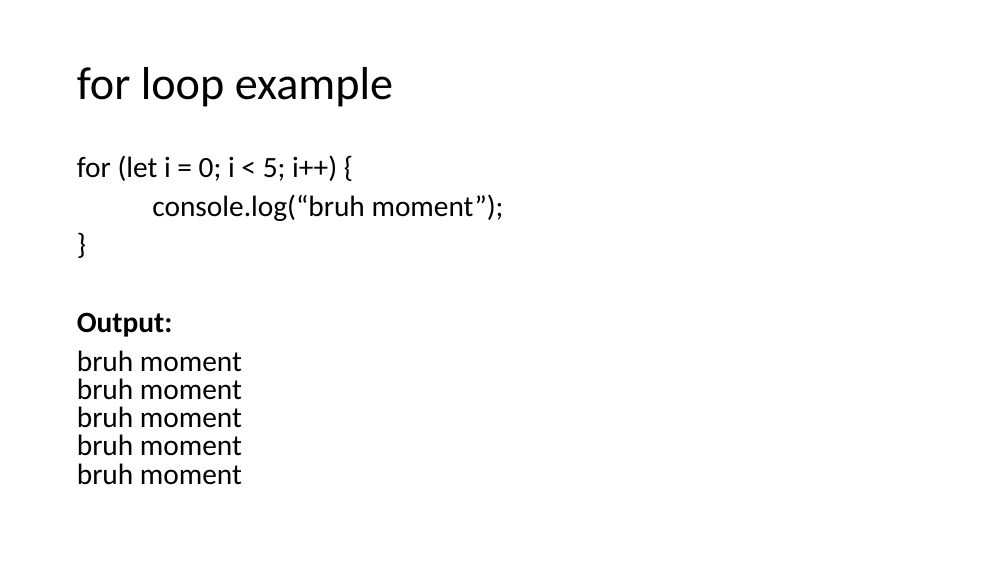
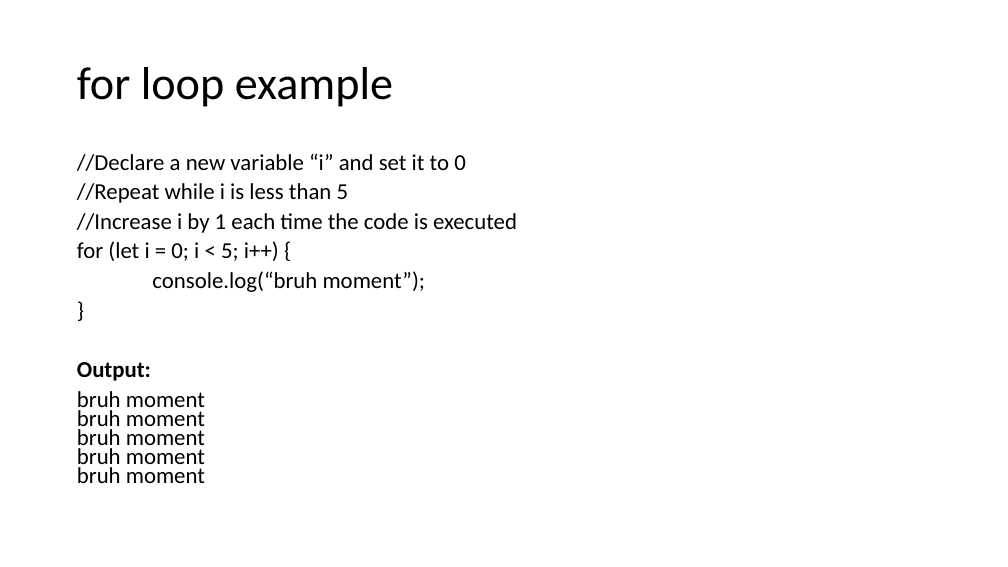
Before and after one commit to csmith1188/docpacs2122, a slide deck: slide 5 of docpac_mar18/Oley Birkeland/JavaScript Loops.pptx. Drawn at 1008x567 pixels with LibreOffice and Linux fonts; fonts in the diff are those of the drawing. Boxes give left, top, right and bottom in pixels: in the first picture for what was removed or moved away, otherwise in the second. Text is boxed around its words. In the diff, an @@ line names an element or a change of style, - is before the commit and + after.

```diff
--- a/docpac_mar18/Oley Birkeland/JavaScript Loops.pptx
+++ b/docpac_mar18/Oley Birkeland/JavaScript Loops.pptx
@@ text at box(77, 153, 517, 233): paragraphs added @@
+//Declare a new variable “i” and set it to 0
+//Repeat while i is less than 5
+//Increase i by 1 each time the code is executed
@@ text at box(77, 241, 425, 483): size 28 to 21.7 pt in "for (let i = 0; i < ...", "console.log(“bruh moment”);", "}", "Output:" and 1 more places; line spacing 0.8 to 0.7 @@
```
